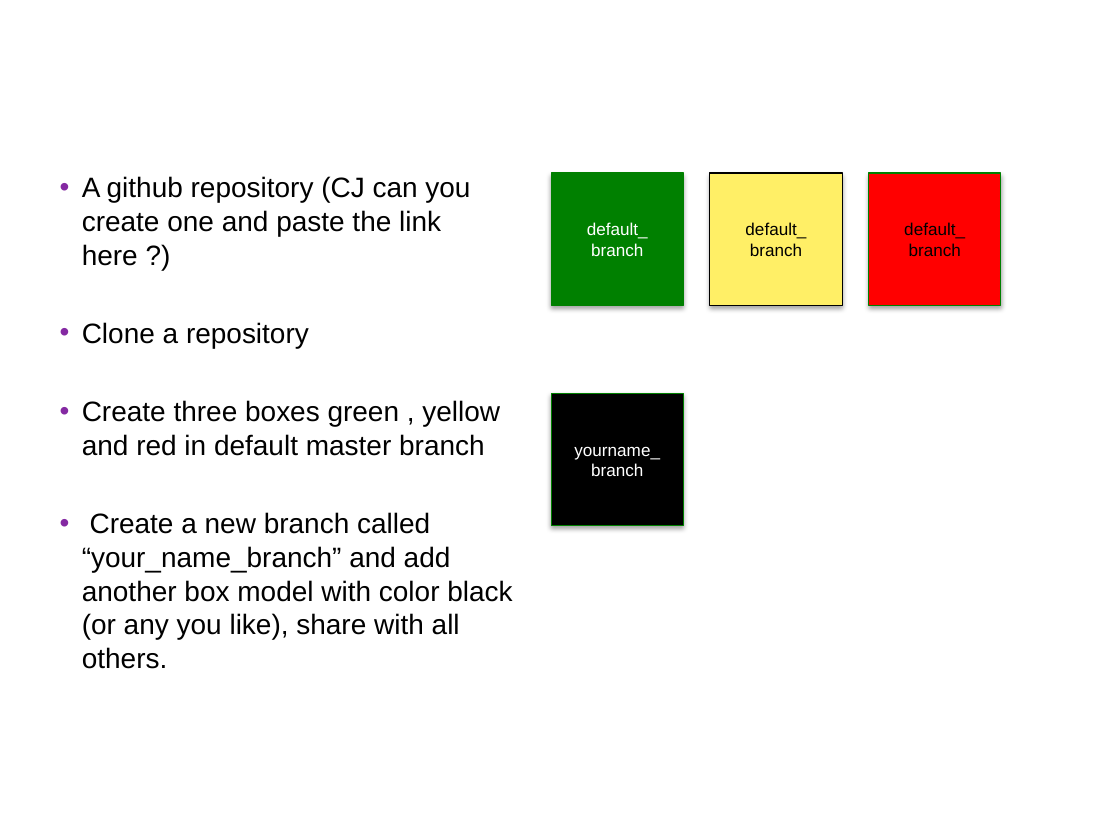
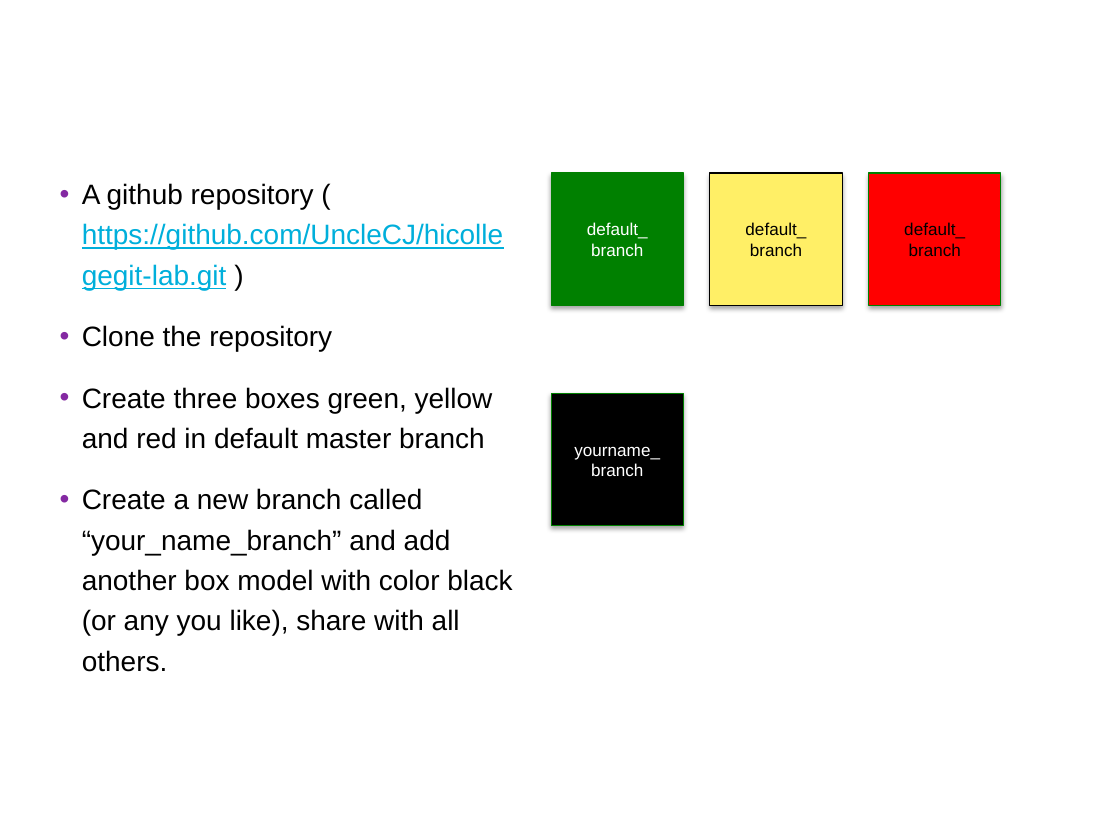
Before and after one commit to UncleCJ/hicollegegit, a slide deck: slide 22 of Intro_to_SCM_and_Git-presentation.pptm. Drawn at 1120x840 pixels with LibreOffice and Linux fonts; fonts in the diff are those of the drawing; background and template pictures are left out. Boxes give left, top, right and bottom in pixels: in the first picture for what was removed or moved away, otherwise in the second. Text is boxed around its words. In the diff, an @@ line names an element or a change of style, - is before the commit and + after.

```diff
--- a/Intro_to_SCM_and_Git-presentation.pptm
+++ b/Intro_to_SCM_and_Git-presentation.pptm
@@ text at [82,183,503,449]: text changed @@
-• A github repository (CJ can you create one and paste the link here ?)
-• Clone a repository
-• Create three boxes green , yellow and red in default master branch
+• A github repository ( https://github.com/UncleCJ/hicollegegit-lab.git )
+• Clone the repository
+• Create three boxes green, yellow and red in default master branch
@@ text at [82,488,512,672]: line spacing 1 to 1.2; more space between paragraphs @@
```
Also in this commit, not shown: 1 other slide changed.
